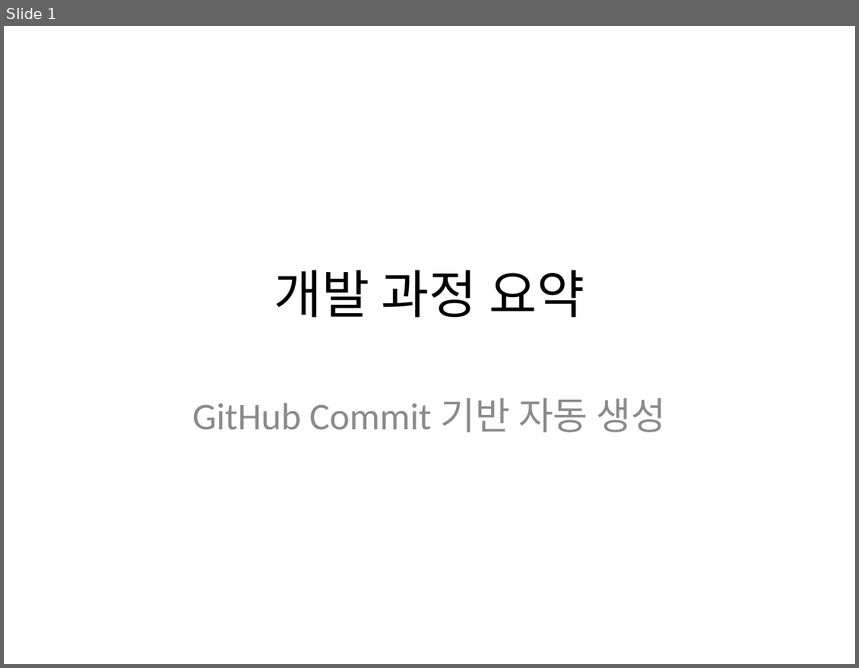
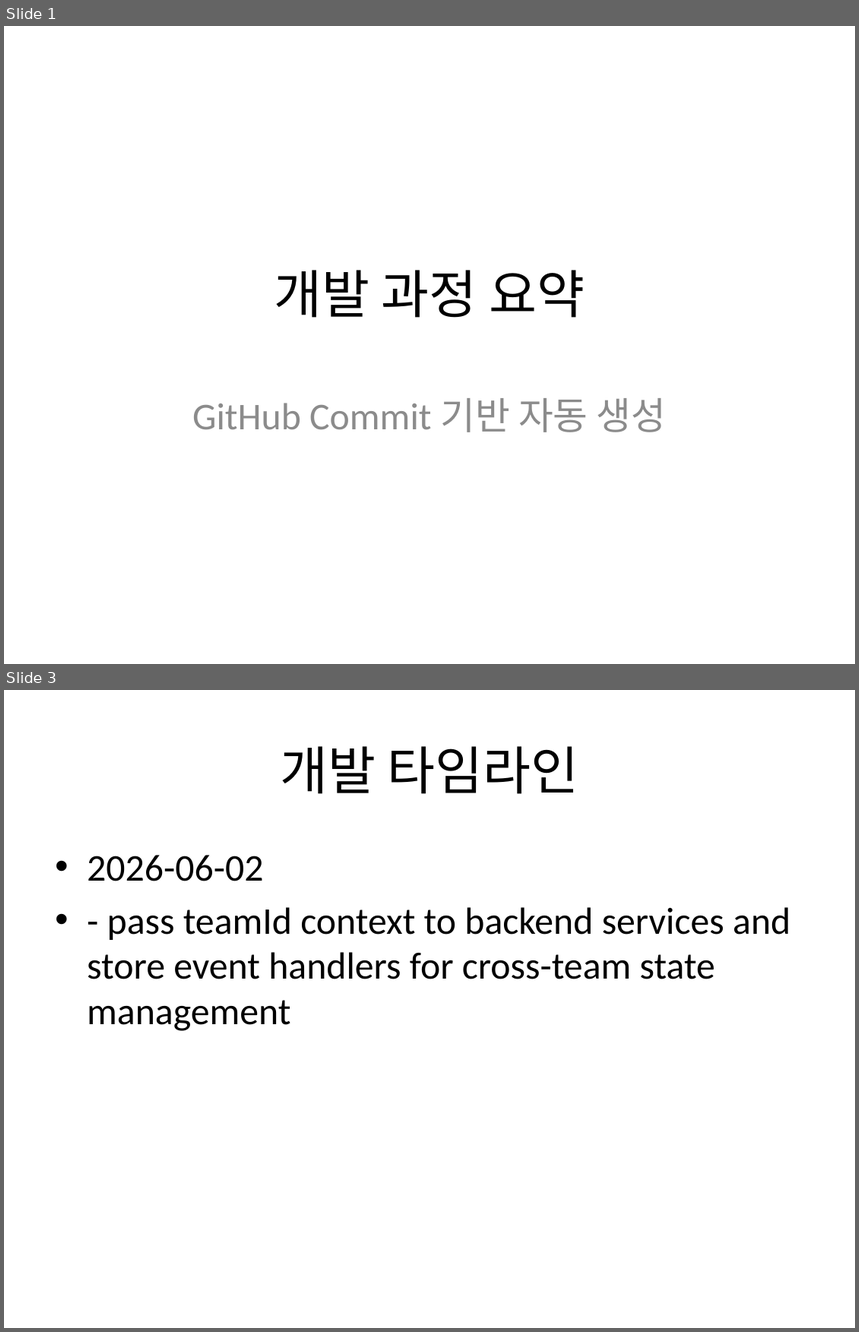
Before and after one commit to Jongwoo0101/worksight-commit-bot, a slide deck: data/commit_report.pptx. Shown one above the other, each under a label of ours: slide 1 before the commit, slides 1 and 3 after it; the slides between them are not shown. The pictures are 859x668 and 859x1332 pixels, drawn with LibreOffice and Linux fonts; fonts in the diff are those of the drawing. Boxes give left, top, right and bottom in pixels: in the first picture for what was removed or moved away, otherwise in the second. Text is boxed around its words. In the diff, an @@ line names an element or a change of style, - is before the commit and + after.

Commit message:
feat: target repo 신규 커밋 1건 반영 - feat: pass teamId context to backend services and store event handlers for cross-team state management 작성자: dldnwls07 코드: 768dfb8

```diff
--- a/data/commit_report.pptx
+++ b/data/commit_report.pptx
@@ slide 3 added at [4,690,855,1328], background #FFFFFF @@
@@ title added at [280,746,579,794], 44 pt, text #000000 @@
+개발 타임라인
@@ text added at [87,855,791,1031], 32 pt, text #000000 @@
+• 2026-06-02
+• - pass teamId context to backend services and store event handlers for cross-team state management
```
Also in this commit, not shown: 1 slide changed, 1 other slide added, 1 slide removed, 2 other files.
